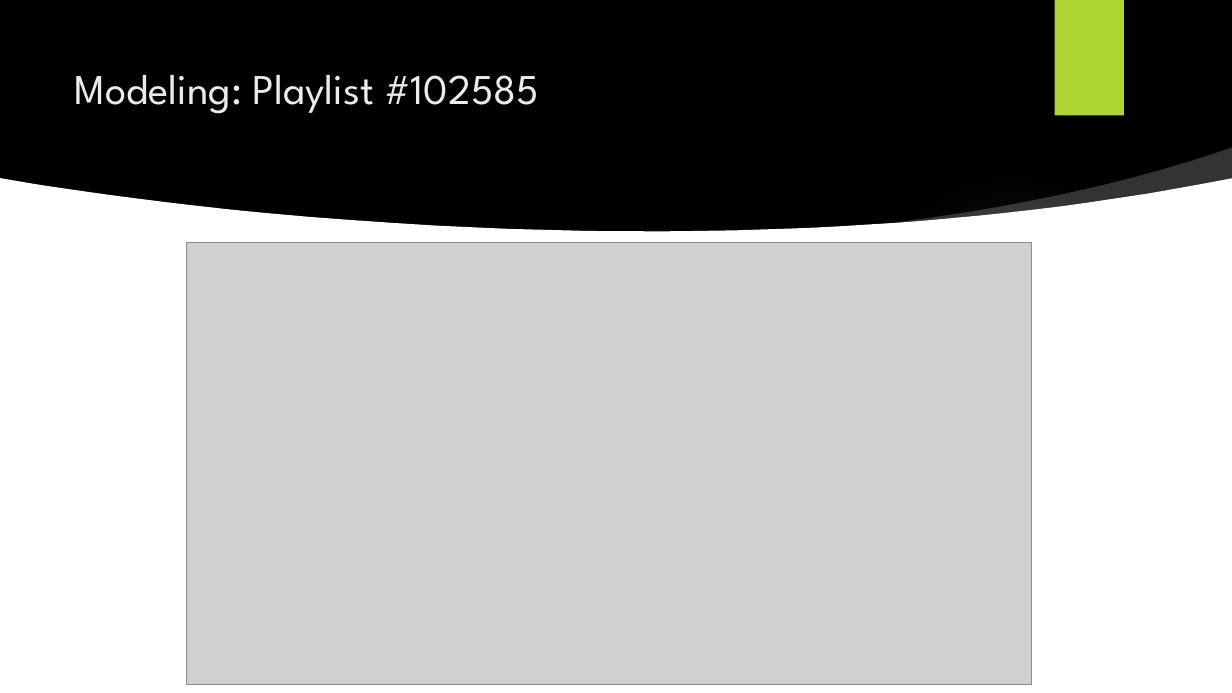
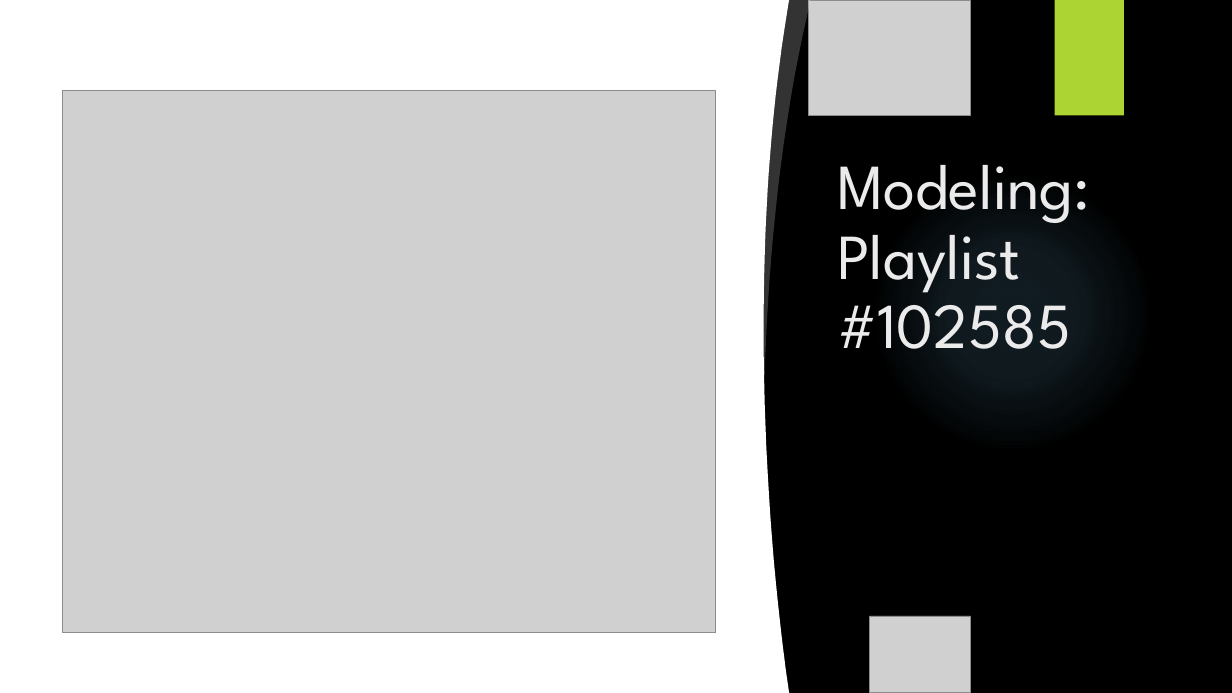
Before and after one commit to justingrisanti/dsc-capstone-project, a slide deck: slide 12 of Project Presentation.pptx (slide 10 before the commit). Drawn at 1232x693 pixels with LibreOffice and Linux fonts; fonts in the diff are those of the drawing; grey boxes stand for pictures; background and template pictures are left out. Boxes give left, top, right and bottom in pixels: in the first picture for what was removed or moved away, otherwise in the second. Text is boxed around its words. In the diff, an @@ line names an element or a change of style, - is before the commit and + after.

```diff
--- a/Project Presentation.pptx
+++ b/Project Presentation.pptx
@@ rectangle: place and size @@
-rectangle at <box>0,396,1232,693</box>
+rectangle at <box>0,0,724,693</box>
@@ freeform shape added at <box>654,0,790,693</box>, fill #FFFFFF @@
@@ freeform shape added at <box>754,0,811,375</box>, fill #FFFFFF at 20% opacity @@
@@ picture added at <box>809,0,970,116</box> @@
@@ picture added at <box>62,91,715,633</box> @@
@@ title "Modeling: Playlist #102585": place and size @@
-title "Modeling: Playlist #102585" at <box>75,75,539,114</box>
+title "Modeling: Playlist #102585" at <box>837,165,1091,349</box>
@@ title "Modeling: Playlist #102585" at <box>837,165,1091,349</box>: size 33 to 50 pt; vertical alignment top to bottom @@
@@ freeform shape removed at <box>882,148,1232,231</box> @@
@@ freeform shape removed at <box>0,178,1232,461</box> @@
@@ ellipse added at <box>870,169,1154,454</box>, fill gradient #7AC4F0 @@
@@ picture removed at <box>187,243,1031,685</box> @@
@@ picture added at <box>0,270,408,693</box> @@
@@ picture added at <box>0,292,153,531</box> @@
@@ picture added at <box>870,616,970,693</box> @@
```
Also in this commit, not shown: 7 other slides changed, 3 slides added, 16 other files.
